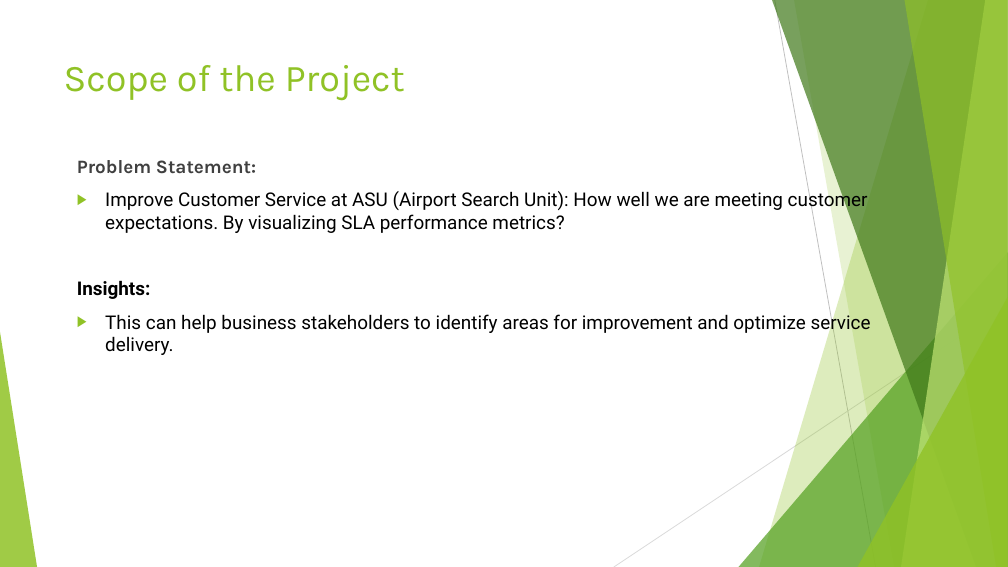
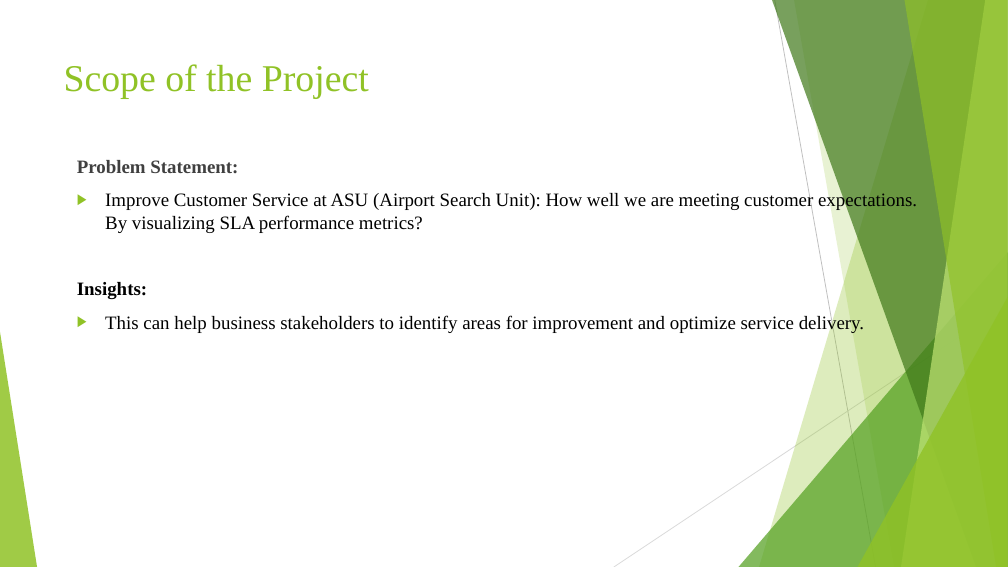
Before and after one commit to Amruthhs/EDA-ASU-Data, a slide deck: slide 2 of DAA Project.pptx. Drawn at 1008x567 pixels with LibreOffice and Linux fonts; fonts in the diff are those of the drawing. Boxes give left, top, right and bottom in pixels: in the first picture for what was removed or moved away, otherwise in the second. Text is boxed around its words. In the diff, an @@ line names an element or a change of style, - is before the commit and + after.

```diff
--- a/DAA Project.pptx
+++ b/DAA Project.pptx
@@ title "Scope of the Project" at box(64, 64, 369, 99): font Karla to Times New Roman @@
@@ text "Problem Statement:" at box(77, 160, 917, 333): font Karla to Times New Roman in "Problem Statement:"; font Roboto to Times New Roman @@
```
Also in this commit, not shown: 5 other slides changed, 1 slide added.
